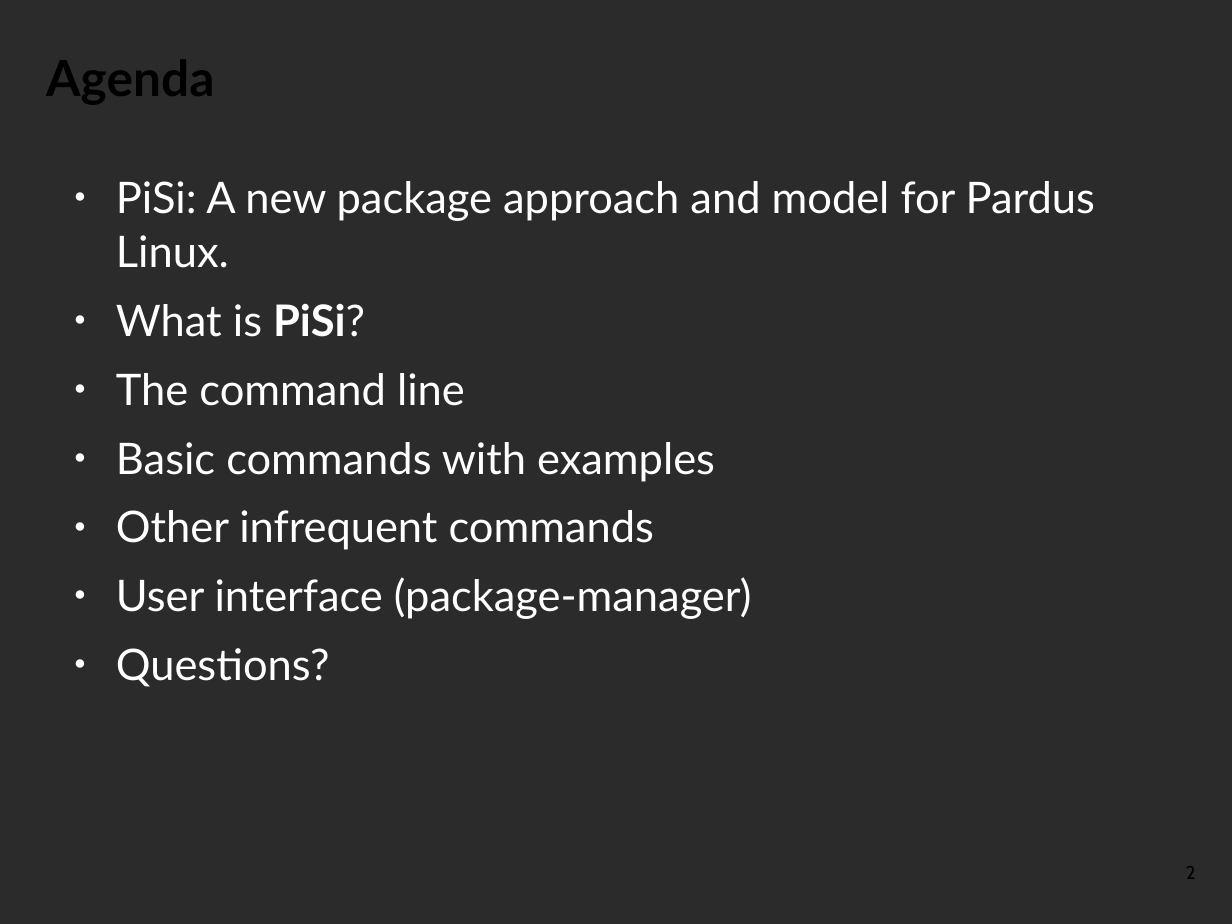
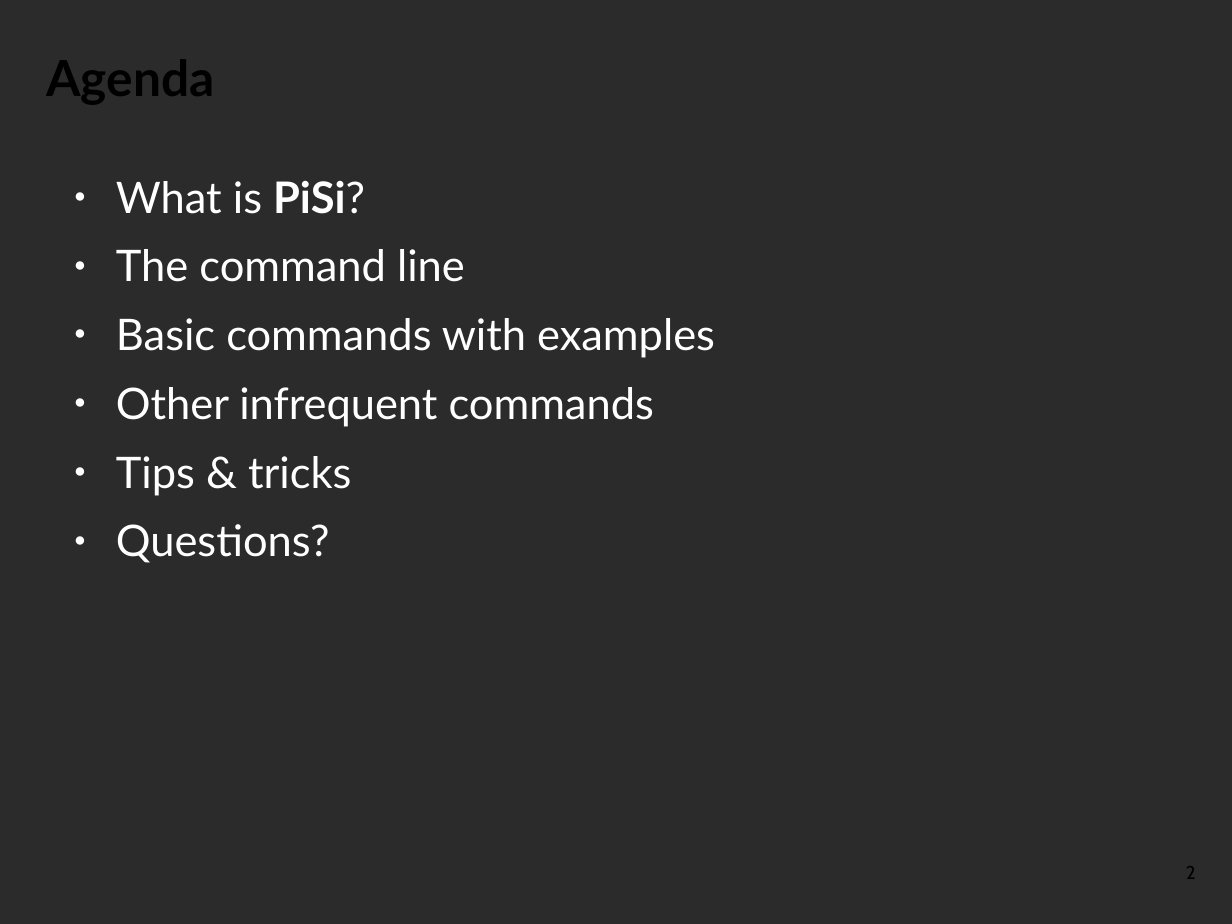
Before and after one commit to pars-linux/uludag, a slide deck: slide 2 of promotion/presentations/PardusGenel/introduction-to-pisi.odp. Drawn at 1232x924 pixels with LibreOffice and Linux fonts; fonts in the diff are those of the drawing; background and template pictures are left out; a plain dark background stands for a picture behind light text. Boxes give left, top, right and bottom in pixels: in the first picture for what was removed or moved away, otherwise in the second. Text is boxed around its words. In the diff, an @@ line names an element or a change of style, - is before the commit and + after.

```diff
--- a/promotion/presentations/PardusGenel/introduction-to-pisi.odp
+++ b/promotion/presentations/PardusGenel/introduction-to-pisi.odp
@@ text at [116, 181, 1095, 268]: paragraph removed @@
-● PiSi: A new package approach and model for Pardus Linux.
@@ text at [116, 456, 351, 496]: text changed @@
-● User interface (package-manager)
+● Tips & tricks
```
Also in this commit, not shown: 13 other slides changed, 1 slide added.
